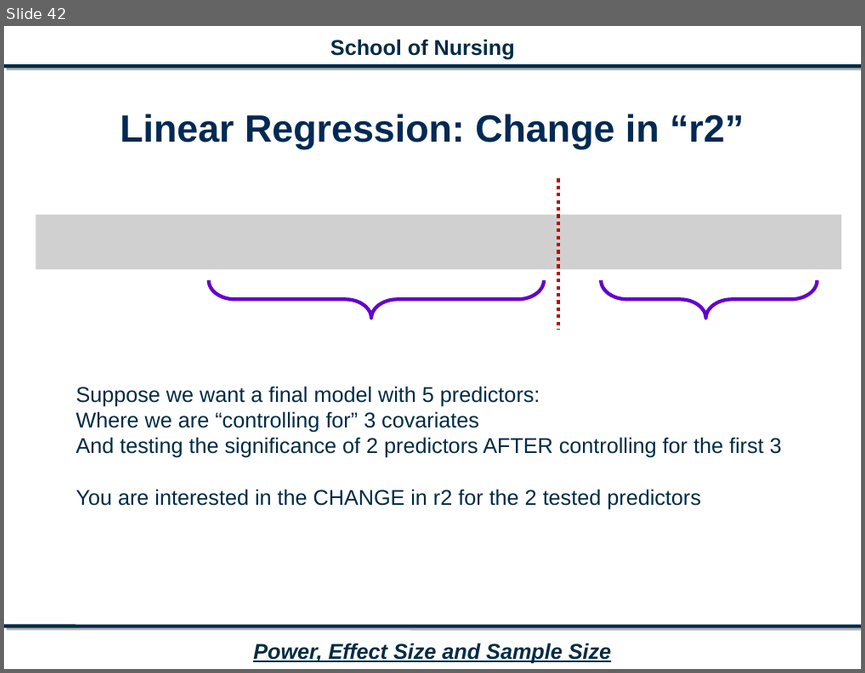
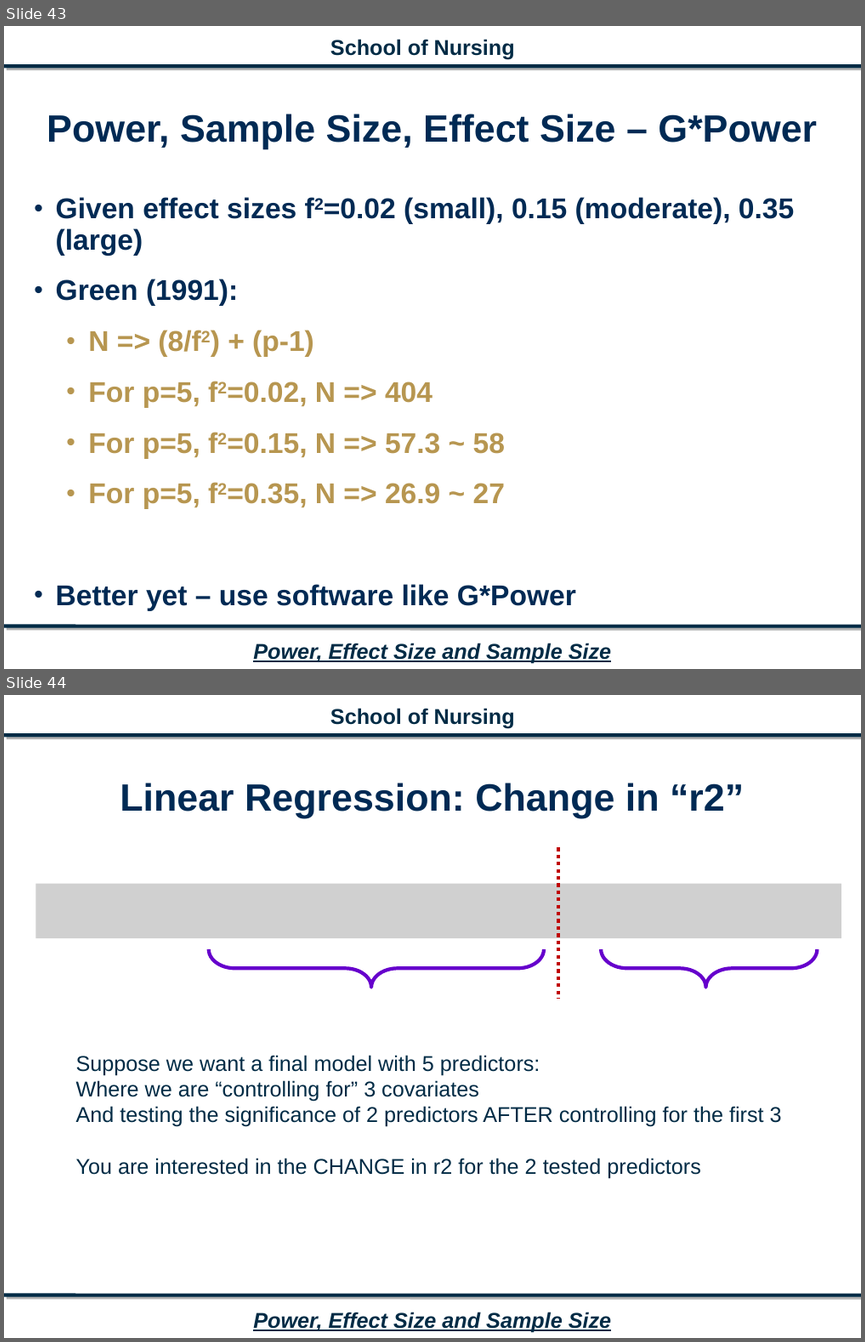
Before and after one commit to melindahiggins2000/MHiggins_PowerLecture_GPowerExercises, a slide deck: MHiggins_PowerLecture.pptx. Shown one above the other, each under a label of ours: slide 42 before the commit, slides 43 and 44 after it. The pictures are 865x673 and 865x1342 pixels, drawn with LibreOffice and Linux fonts; fonts in the diff are those of the drawing; grey boxes stand for pictures; background and template pictures are left out. Boxes give left, top, right and bottom in pixels: in the first picture for what was removed or moved away, otherwise in the second. Text is boxed around its words. In the diff, an @@ line names an element or a change of style, - is before the commit and + after.

```diff
--- a/MHiggins_PowerLecture.pptx
+++ b/MHiggins_PowerLecture.pptx
@@ slide 43 added at (4,26,861,669), background #FFFFFF; not listed: 4 template elements that a slide beside it also shows @@
@@ title added at (46,114,817,149), 32 pt, text #002A54, bold @@
+Power, Sample Size, Effect Size – G*Power
@@ text added at (56,197,794,611), 24 pt, text #002A54, bold @@
+• Given effect sizes f2=0.02 (small), 0.15 (moderate), 0.35 (large)
+• Green (1991):
+  • N => (8/f2) + (p-1)
+  • For p=5, f2=0.02, N => 404
+  • For p=5, f2=0.15, N => 57.3 ~ 58
+  • For p=5, f2=0.35, N => 26.9 ~ 27
+• Better yet – use software like G*Power
@@ what was slide 42 is now slide 44 @@
```
Also in this commit, not shown: 2 other slides added, 1 other file.
